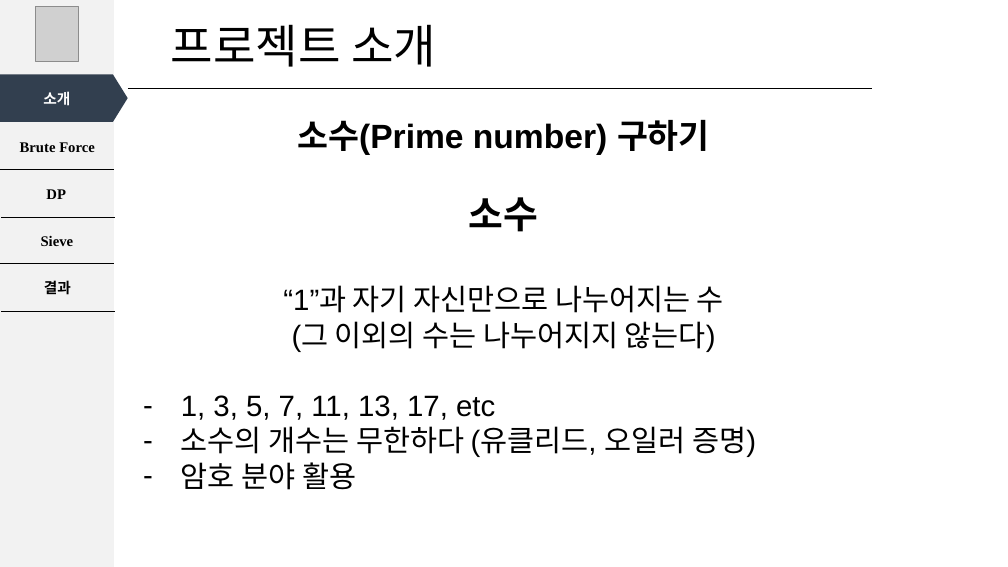
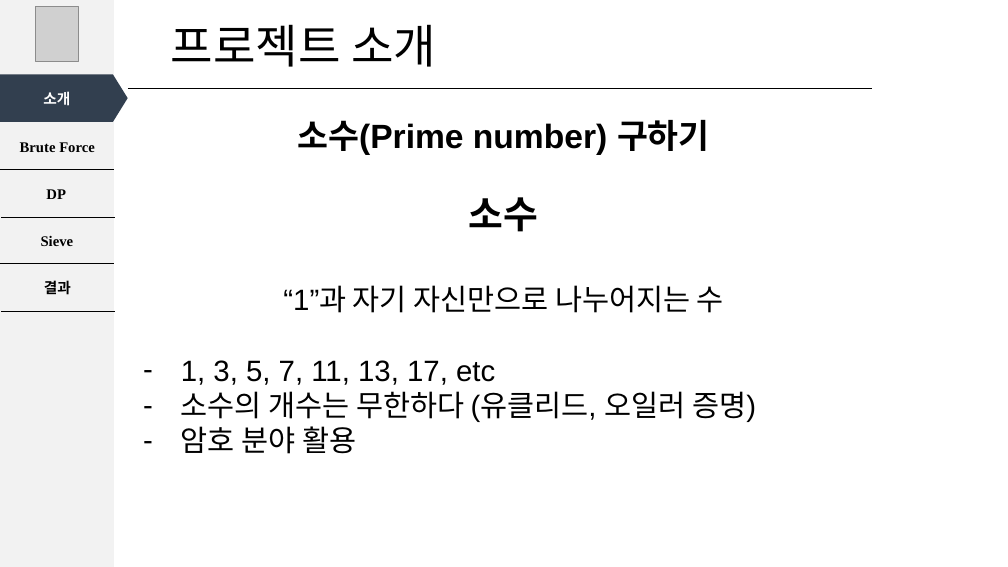
Before and after one commit to Jack-93/AlgorithmCode, a slide deck: slide 3 of 2014270243_오재욱_알고리즘_개인과제.pptx. Drawn at 1008x567 pixels with LibreOffice and Linux fonts; fonts in the diff are those of the drawing; grey boxes stand for pictures. Boxes give left, top, right and bottom in pixels: in the first picture for what was removed or moved away, otherwise in the second. Text is boxed around its words. In the diff, an @@ line names an element or a change of style, - is before the commit and + after.

```diff
--- a/2014270243_오재욱_알고리즘_개인과제.pptx
+++ b/2014270243_오재욱_알고리즘_개인과제.pptx
@@ text at [292,321,716,352]: paragraph removed @@
-(그 이외의 수는 나누어지지 않는다)
```
Also in this commit, not shown: 4 other slides changed, 1 slide added, 1 slide removed, 9 other files.
